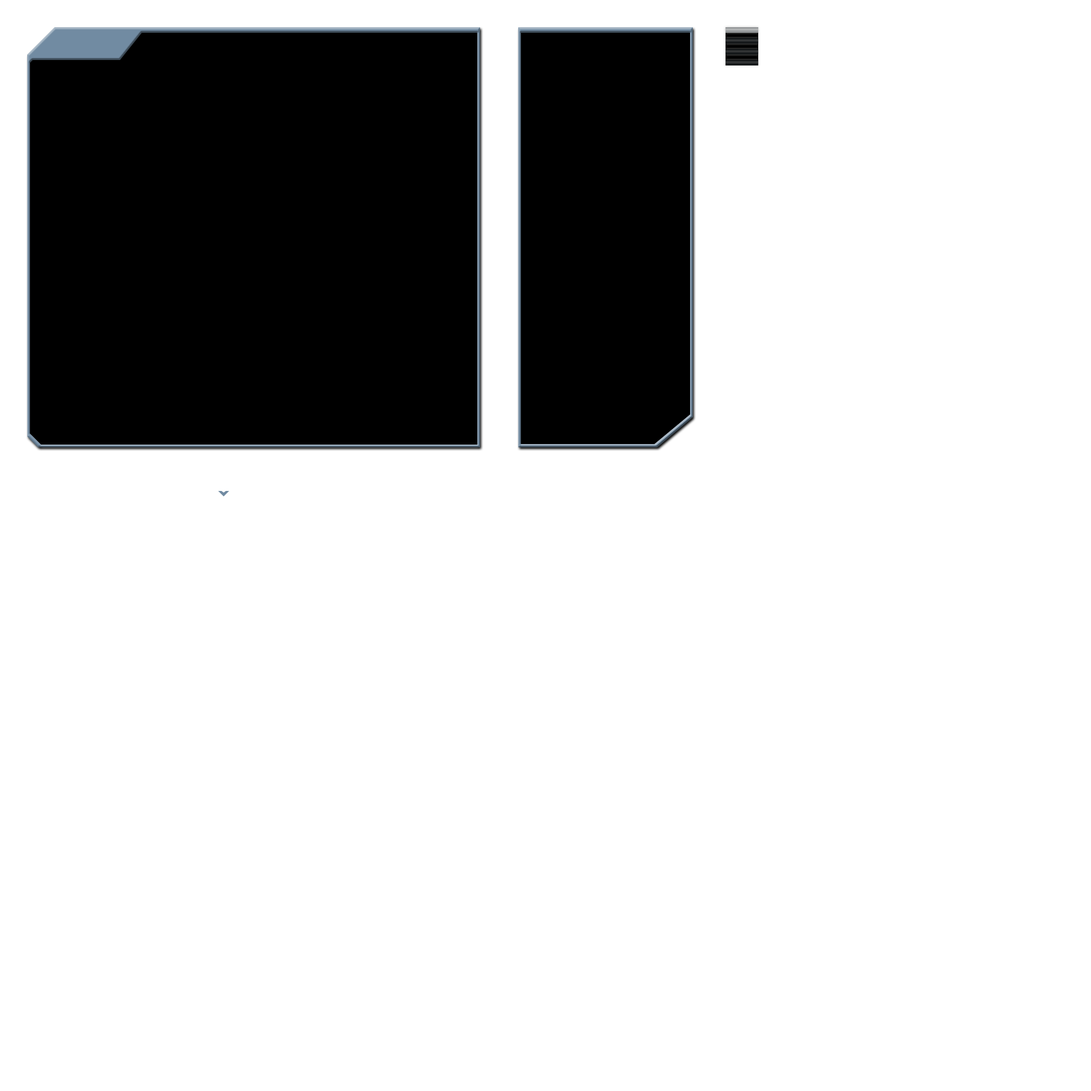
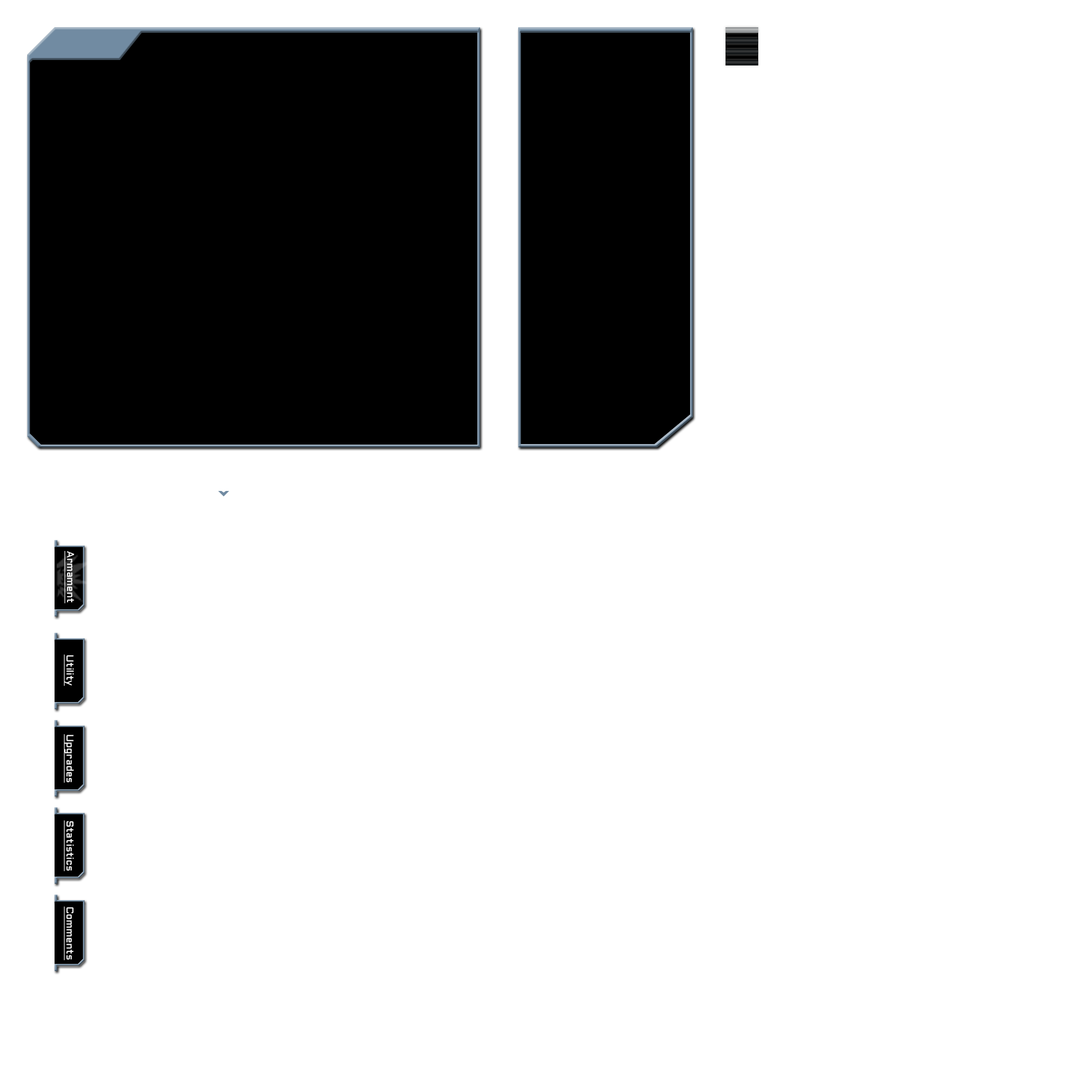
Comparing the layer stacks of the two w=1091, h=1091 images. Changes:
added group "Tab Buttons" with 31 layers in group "Icons" over (x1=54, y1=540, x2=88, y2=972)
added group "Armament Tab" with 4 layers in group "Tab Buttons" over (x1=54, y1=540, x2=88, y2=617)
added layer "Armament Tab Border" in group "Armament Tab" over (x1=54, y1=540, x2=85, y2=617)
added layer "Armament Tab Background" in group "Armament Tab" over (x1=54, y1=540, x2=85, y2=617)
added group "Utility Tab" with 3 layers in group "Tab Buttons" over (x1=54, y1=633, x2=85, y2=710)
added layer "Utility Tab Border" in group "Utility Tab" over (x1=54, y1=633, x2=85, y2=710)
added layer "Utility Tab Background" in group "Utility Tab" over (x1=54, y1=633, x2=85, y2=710)
added group "Upgrade Tab" with 3 layers in group "Tab Buttons" over (x1=54, y1=720, x2=85, y2=797)
added layer "Upgrade Tab Border" (1st of 3, in "Icons" › "Tab Buttons" › "Upgrade Tab") in group "Upgrade Tab" over (x1=54, y1=720, x2=85, y2=797)
added layer "Upgrade Tab Background" (1st of 3, in "Icons" › "Tab Buttons" › "Upgrade Tab") in group "Upgrade Tab" over (x1=54, y1=720, x2=85, y2=797)
added group "Stats Tab" with 3 layers in group "Tab Buttons" over (x1=54, y1=807, x2=85, y2=885)
added layer "Upgrade Tab Border" (2nd of 3, in "Icons" › "Tab Buttons" › "Stats Tab") in group "Stats Tab" over (x1=54, y1=807, x2=85, y2=885)
added layer "Upgrade Tab Background" (2nd of 3, in "Icons" › "Tab Buttons" › "Stats Tab") in group "Stats Tab" over (x1=54, y1=807, x2=85, y2=885)
added group "Comments Tab" with 3 layers in group "Tab Buttons" over (x1=54, y1=895, x2=85, y2=972)
added layer "Upgrade Tab Border" (3rd of 3, in "Icons" › "Tab Buttons" › "Comments Tab") in group "Comments Tab" over (x1=54, y1=895, x2=85, y2=972)
added layer "Upgrade Tab Background" (3rd of 3, in "Icons" › "Tab Buttons" › "Comments Tab") in group "Comments Tab" over (x1=54, y1=895, x2=85, y2=972)
…and 6 more changes (6 added)
